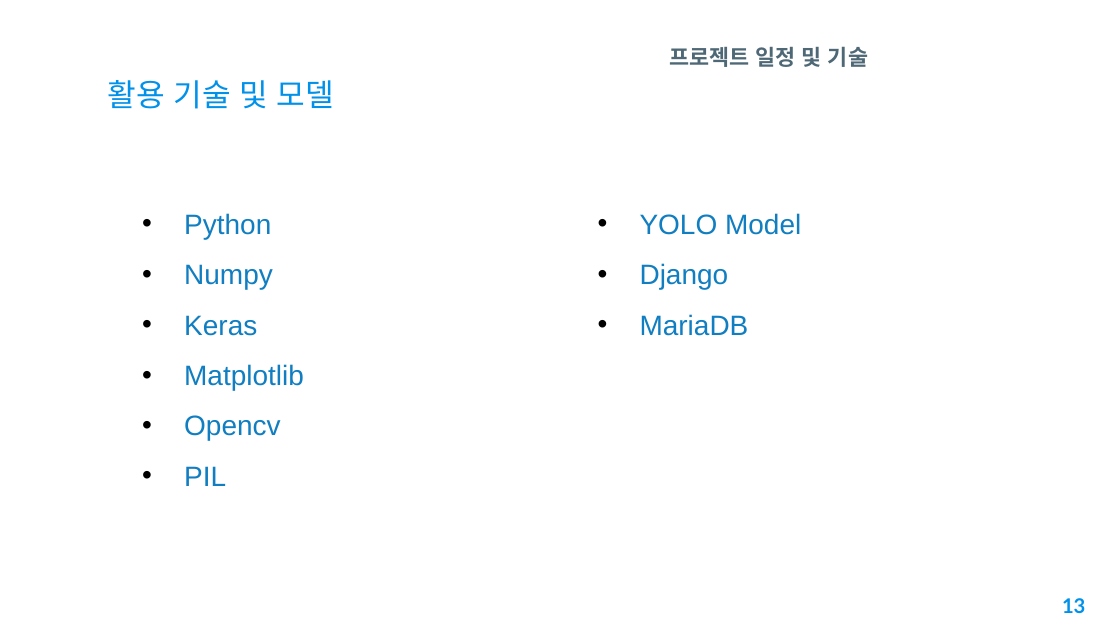
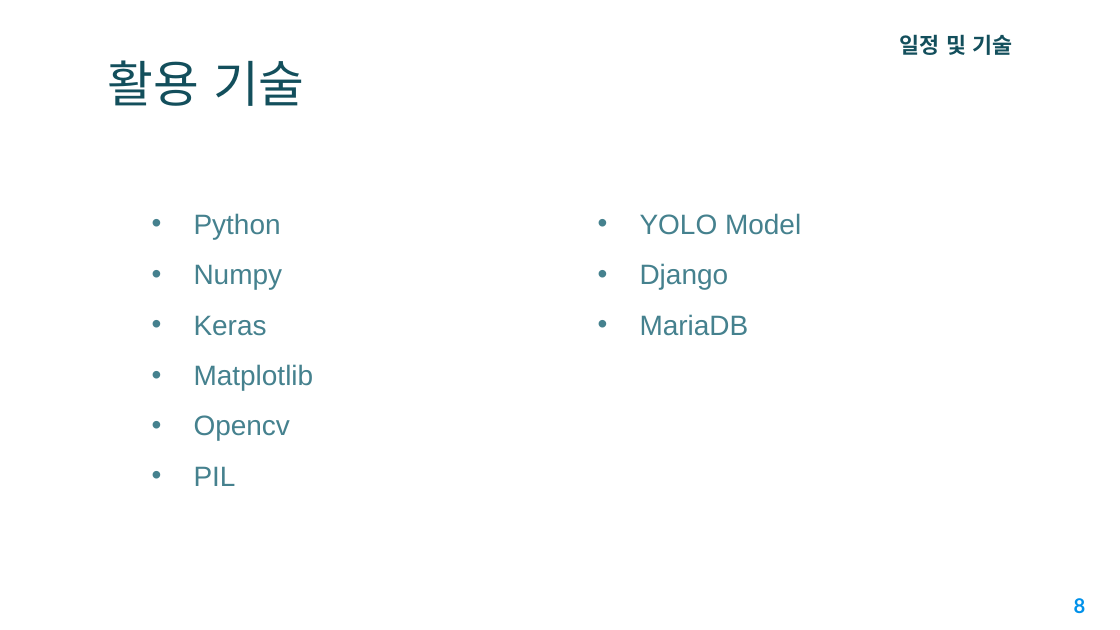
Before and after one commit to CQ-01/DrowsyDetect, a slide deck: slide 8 of concentration_detect/2조_온라인수강_집중도_감지시스템_프로젝트.pptx (slide 13 before the commit). Drawn at 1120x630 pixels with LibreOffice and Linux fonts; fonts in the diff are those of the drawing; background and template pictures are left out. Boxes give left, top, right and bottom in pixels: in the first picture for what was removed or moved away, otherwise in the second. Text is boxed around its words. In the diff, an @@ line names an element or a change of style, - is before the commit and + after.

```diff
--- a/concentration_detect/2조_온라인수강_집중도_감지시스템_프로젝트.pptx
+++ b/concentration_detect/2조_온라인수강_집중도_감지시스템_프로젝트.pptx
@@ text at <box>900,34,1012,55</box>: text changed; text colour #4E6876 to #134F5C @@
-프로젝트 일정 및 기술
+일정 및 기술
@@ title at <box>108,60,305,106</box>: text changed; size 20 to 32 pt; text colour #0091EA to #134F5C @@
-활용 기술 및 모델
+활용 기술
@@ text "Python" at <box>194,213,314,486</box>: text colour #107EC1 to #45818E; bullet colour #000000 to #45818E @@
@@ text "Python": place and size @@
-text "Python" at <box>184,213,304,486</box>
+text "Python" at <box>194,213,314,486</box>
@@ text "YOLO Model" at <box>640,213,801,336</box>: text colour #107EC1 to #45818E; bullet colour #000000 to #45818E @@
@@ page number at <box>1074,598,1086,613</box>: text changed @@
-13
+8
```
Also in this commit, not shown: 5 other slides changed, 2 slides added, 8 slides removed.
